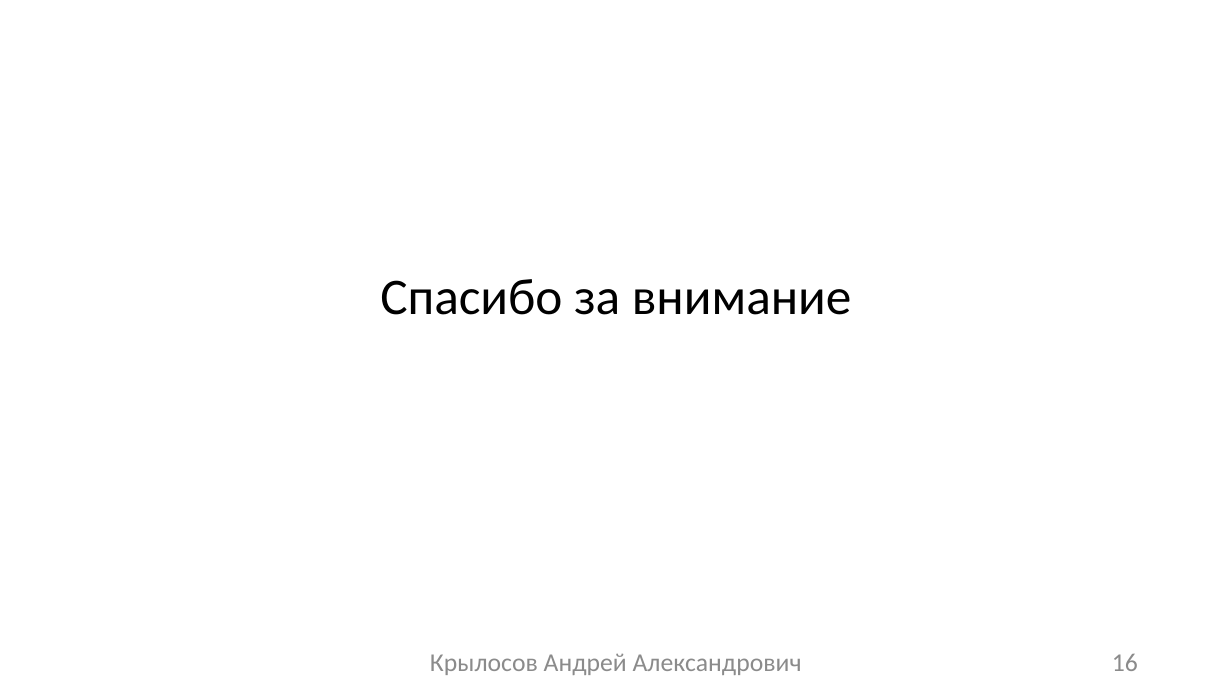
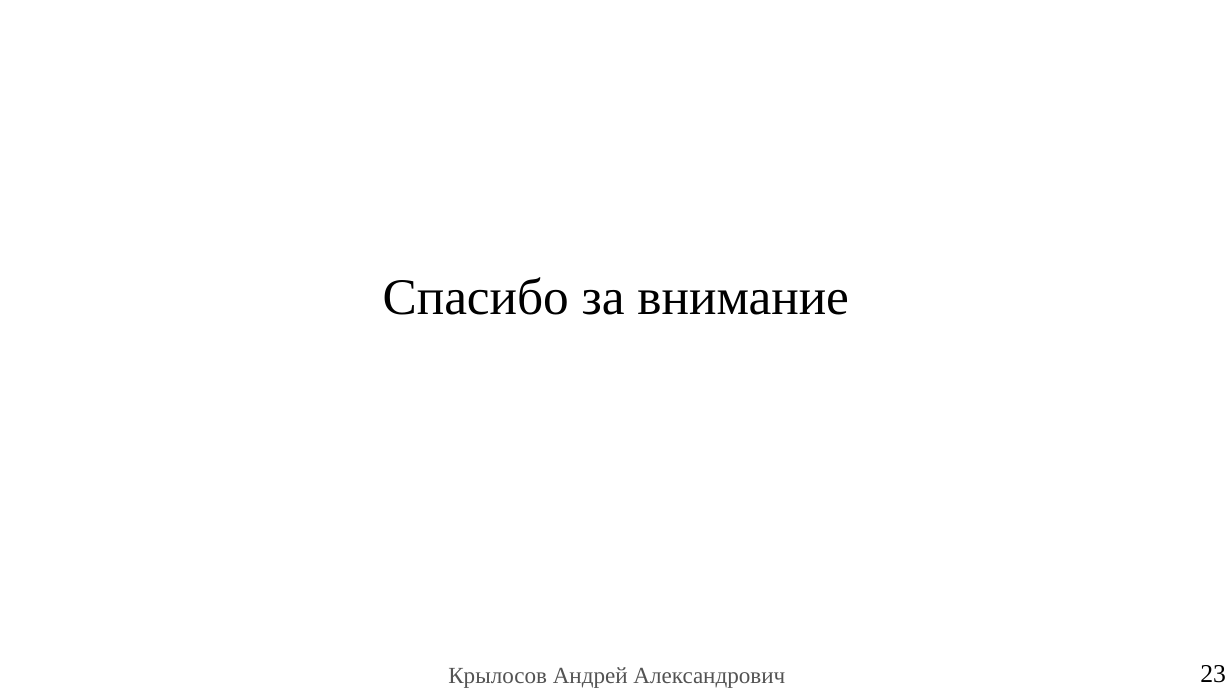
Before and after one commit to raldenprog/electronic_vote, a slide deck: slide 23 of documentation/Диплом ДЭГ.pptx (slide 16 before the commit). Drawn at 1232x693 pixels with LibreOffice and Linux fonts; fonts in the diff are those of the drawing. Boxes give left, top, right and bottom in pixels: in the first picture for what was removed or moved away, otherwise in the second. Text is boxed around its words. In the diff, an @@ line names an element or a change of style, - is before the commit and + after.

```diff
--- a/documentation/Диплом ДЭГ.pptx
+++ b/documentation/Диплом ДЭГ.pptx
@@ title "Спасибо за внимание" at <box>383,277,849,315</box>: font Calibri to Times New Roman @@
@@ text removed at <box>430,654,802,675</box> @@
-Крылосов Андрей Александрович
@@ page number removed at <box>1112,654,1138,671</box> @@
-16
@@ text added at <box>448,667,785,688</box>, 18 pt, text #535353 @@
+Крылосов Андрей Александрович
@@ page number added at <box>1200,665,1226,683</box>, 20 pt, text #000000 @@
+23
```
Also in this commit, not shown: 13 other slides changed, 9 slides added, 2 slides removed, 11 other files.
